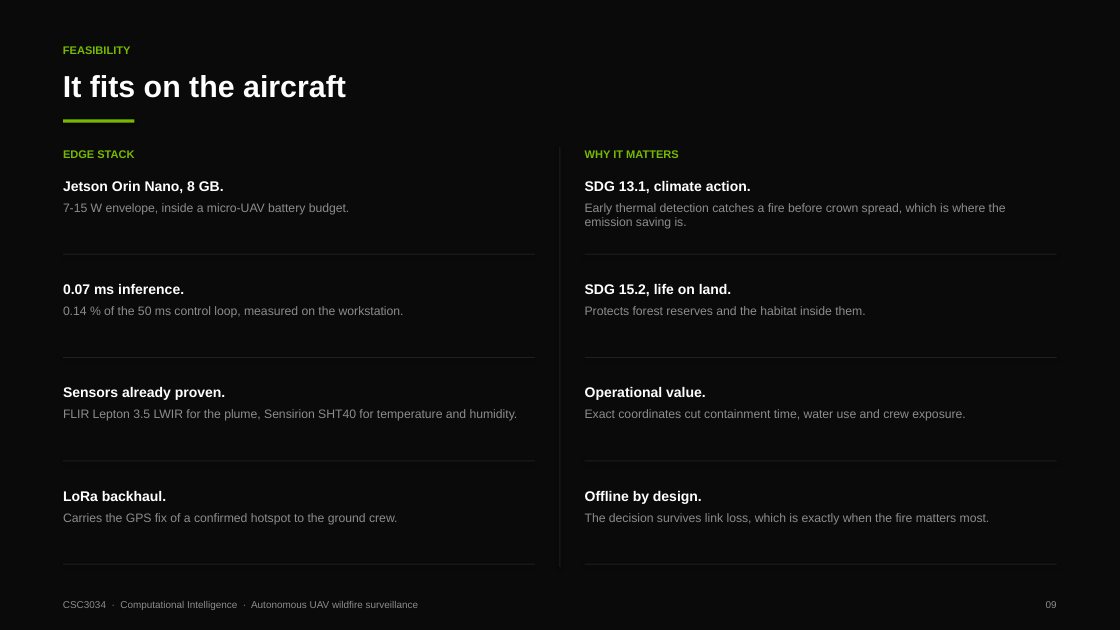
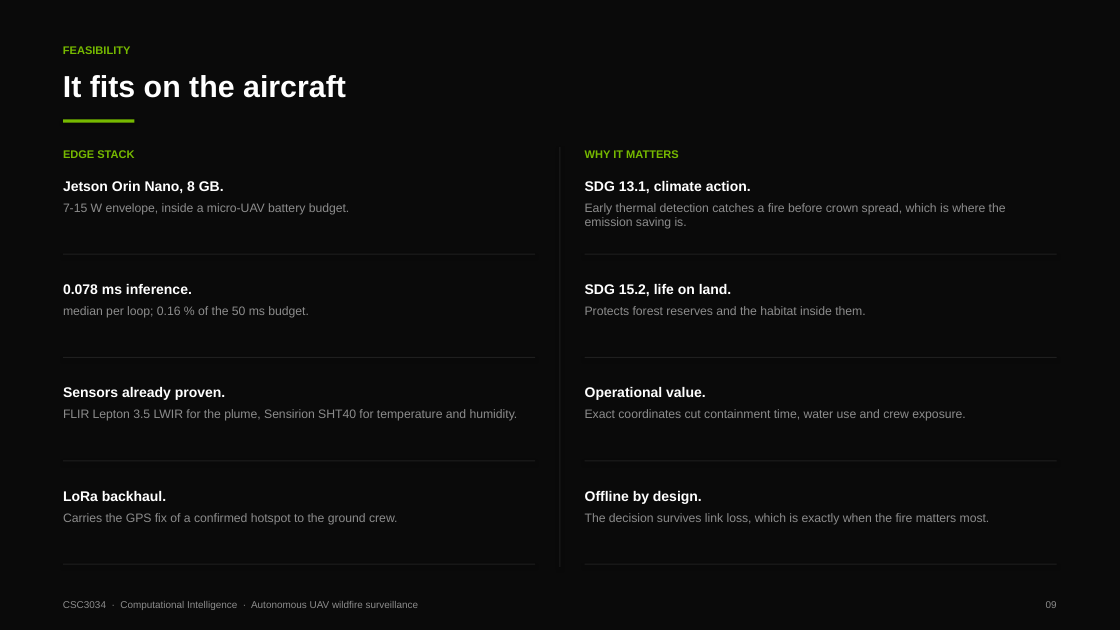
Before and after one commit to 123haiku/csc3034-fuzzy-wildfire-sim, a slide deck: slide 9 of docs/presentation/CSC3034_Presentation_Slides.pptx. Drawn at 1120x630 pixels with LibreOffice and Linux fonts; fonts in the diff are those of the drawing. Boxes give left, top, right and bottom in pixels: in the first picture for what was removed or moved away, otherwise in the second. Text is boxed around its words. In the diff, an @@ line names an element or a change of style, - is before the commit and + after.

```diff
--- a/docs/presentation/CSC3034_Presentation_Slides.pptx
+++ b/docs/presentation/CSC3034_Presentation_Slides.pptx
@@ text at (63,284,192,294): text changed @@
-0.07 ms inference.
+0.078 ms inference.
@@ text at (63,306,309,318): text changed @@
-0.14 % of the 50 ms control loop, measured on the workstation.
+median per loop; 0.16 % of the 50 ms budget.
```
Also in this commit, not shown: 3 other slides changed, 10 other files.
